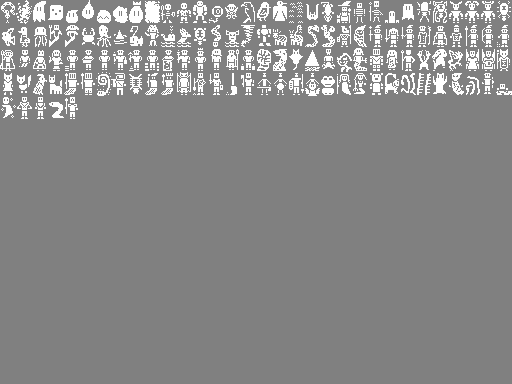
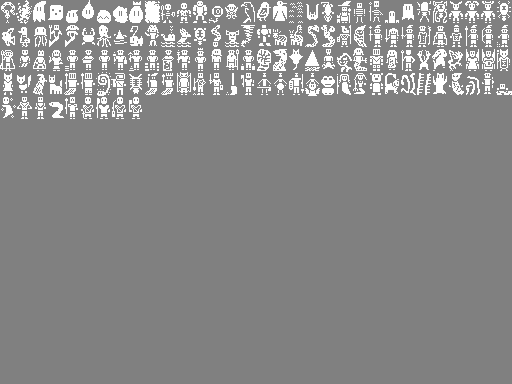
Before/after of a (512, 384) layered artwork. What changed in the layer stack:
painted on "Background" over [81, 97, 142, 119]
